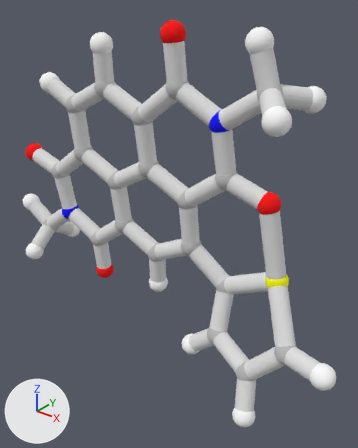
The glTF model backend/pndit/Dimethyl_Naphthalene_Dicarboximide_Phi_30_Theta_170_Thiophene/color.glb, before and after one commit.
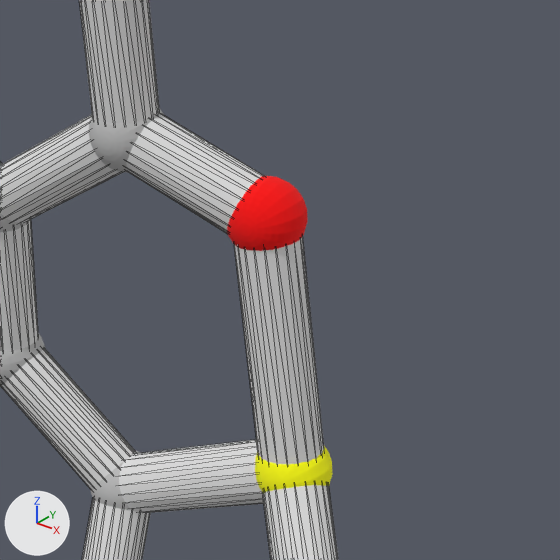
Each version appears first whole from a 50 mm camera at (8.46, -9.61, 5.56) aimed at (0.59, 0.22, -0.54), and next in a close-up on the part from 53% to 100% of the width and 31% to 69% of the height. The lights are fixed; the arrows at lower left show +X, +Y and +Z. The close-ups show mesh edges as thin lines. Where no turn or scale is listed for an object, it has been applied to the vertices.

Before the edit, the objects in view are built like this:
```python
me_grp1 = bpy.data.meshes.new('grp1')
me_grp1.from_pydata(...)  # 7240 vertices, 14400 faces; spans x -5.39..4.83, y -0.98..0.67, z -3.89..3.7
me_grp1.materials.append(mat_mtl1)  # grey #bcbcbc
me_grp12309 = bpy.data.meshes.new('grp12309')
me_grp12309.from_pydata(...)  # a UV sphere (20 segments, 19 rings, poles along y) spanning x 3.03..3.62, y -0.07..0.53, z 0.51..1.1; a UV sphere (20 segments, 19 rings, poles along y) spanning x 0.42..1.02, y -0.46..0.14, z 4.21..4.81; a UV sphere (20 segments, 19 rings, poles along y) spanning x -2.93..-2.34, y -0.09..0.51, z -3.51..-2.92; a UV sphere (20 segments, 19 rings, poles along y) spanning x -5.52..-4.92, y -0.48..0.12, z 0.21..0.8
me_grp12309.materials.append(mat_mtl12309)  # red #ff0000
me_grp14119 = bpy.data.meshes.new('grp14119')
me_grp14119.from_pydata(...)  # 1760 vertices, 3344 faces; spans x -6.13..5.66, y -1.38..1.12, z -4.67..4.53
me_grp14119.materials.append(mat_mtl14119)  # light grey #e1e1e1
ob_grp1 = bpy.data.objects.new('grp1', me_grp1)
ob_grp1.location = (0.0, 0.0, 0.0)
ob_grp12309 = bpy.data.objects.new('grp12309', me_grp12309)
ob_grp12309.location = (0.0, 0.0, 0.0)
ob_grp14119 = bpy.data.objects.new('grp14119', me_grp14119)
ob_grp14119.location = (0.0, 0.0, 0.0)
# also in view: 'grp13757' at (3.72, 0.27, -1.2)
```
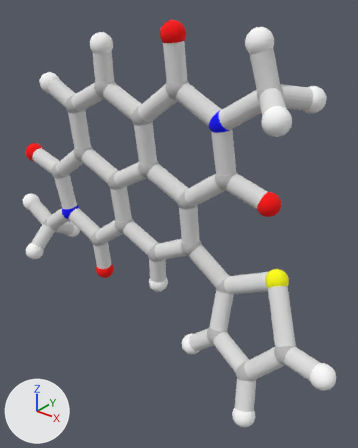
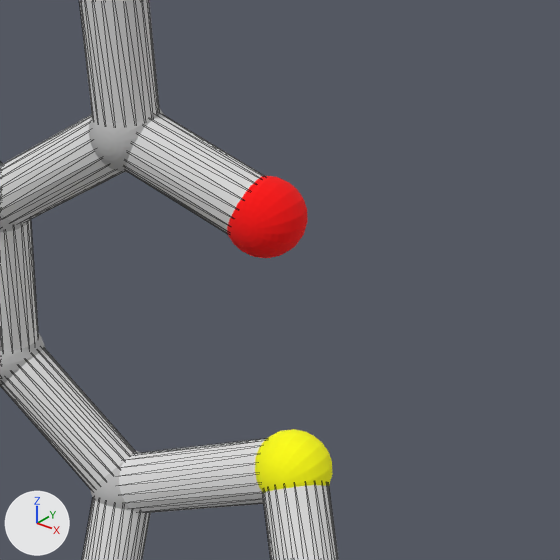
Boxes (x1, y1, x2, y2) around the edits, measured in the close-ups (560 x 560 px):
part 1 of me_grp14119, deleted
    before: (234, 236, 324, 465)

Patch to the scene script:
```diff
--- a/backend/pndit/Dimethyl_Naphthalene_Dicarboximide_Phi_30_Theta_170_Thiophene/color.glb.py
+++ b/backend/pndit/Dimethyl_Naphthalene_Dicarboximide_Phi_30_Theta_170_Thiophene/color.glb.py
@@ me_grp14119 @@
 me_grp14119.from_pydata(...)  # 1760 vertices, 3344 faces; spans x -6.13..5.66, y -1.38..1.12, z -4.67..4.53
 # used by ob_grp14119; location = (0.0, 0.0, 0.0)
+# me_grp14119 part 1: the loose piece of 40 vertices spanning x 3.08..3.96, y -0.02..0.52, z -1.25..0.85 is deleted
 me_grp14119.materials.append(mat_mtl14119)
```
